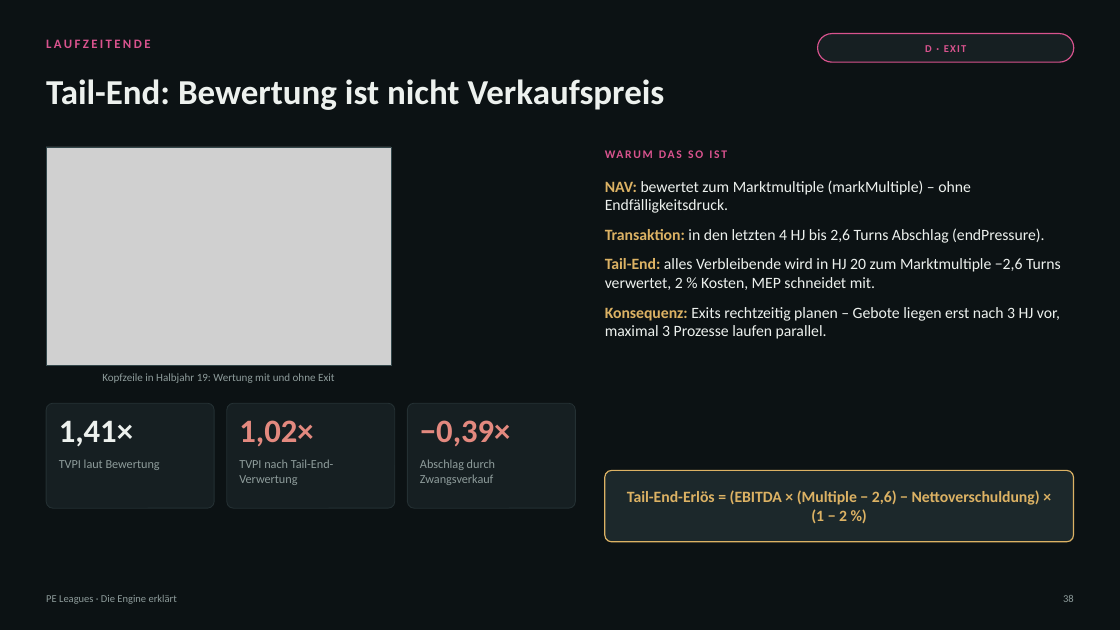
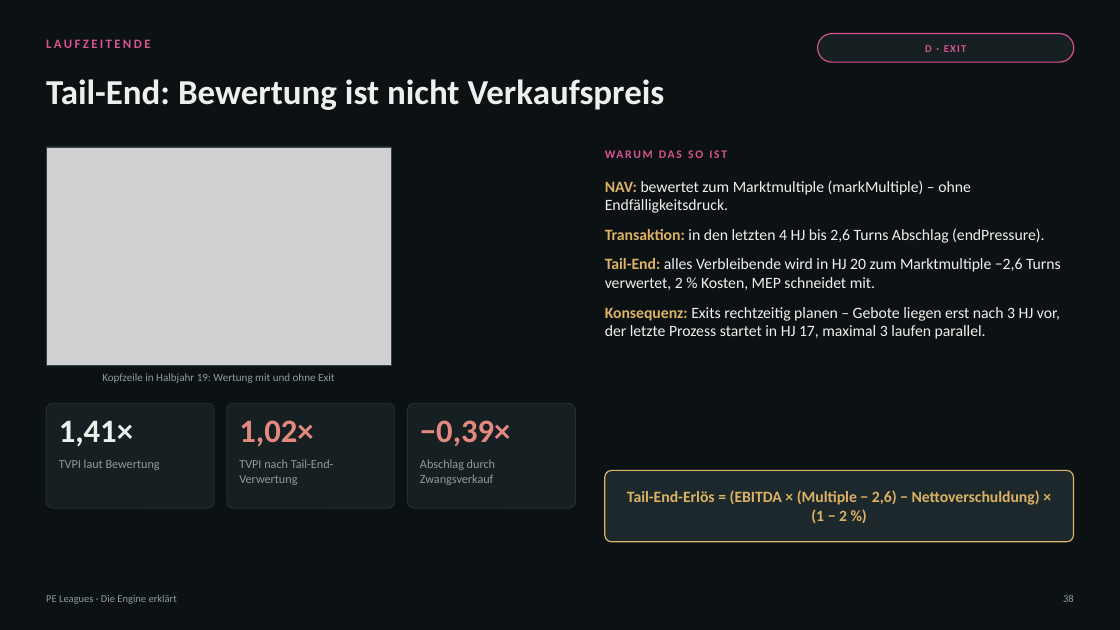
Before and after one commit to thematicum-dev/pe-leagues, a slide deck: slide 38 of docs/lehrmaterial/PE-Leagues_Engine-erklaert.pptx. Drawn at 1120x630 pixels with LibreOffice and Linux fonts; fonts in the diff are those of the drawing; grey boxes stand for pictures. Boxes give left, top, right and bottom in pixels: in the first picture for what was removed or moved away, otherwise in the second. Text is boxed around its words. In the diff, an @@ line names an element or a change of style, - is before the commit and + after.

```diff
--- a/docs/lehrmaterial/PE-Leagues_Engine-erklaert.pptx
+++ b/docs/lehrmaterial/PE-Leagues_Engine-erklaert.pptx
@@ text at bbox=[605, 307, 1060, 339]: text changed @@
-• Konsequenz: Exits rechtzeitig planen – Gebote liegen erst nach 3 HJ vor, maximal 3 Prozesse laufen parallel.
+• Konsequenz: Exits rechtzeitig planen – Gebote liegen erst nach 3 HJ vor, der letzte Prozess startet in HJ 17, maximal 3 laufen parallel.
```
Also in this commit, not shown: 5 other slides changed, 2 other files.
